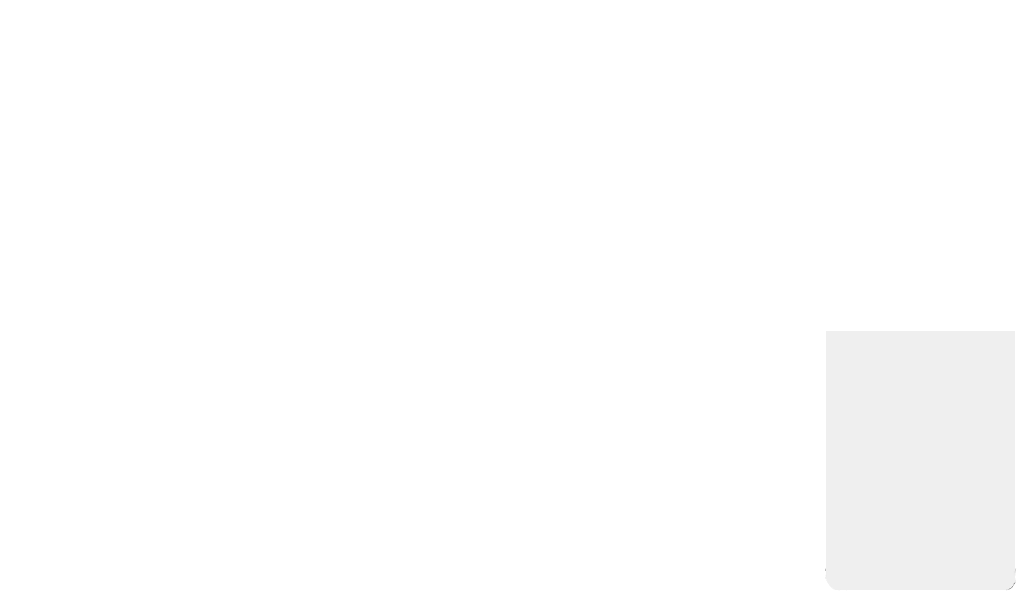
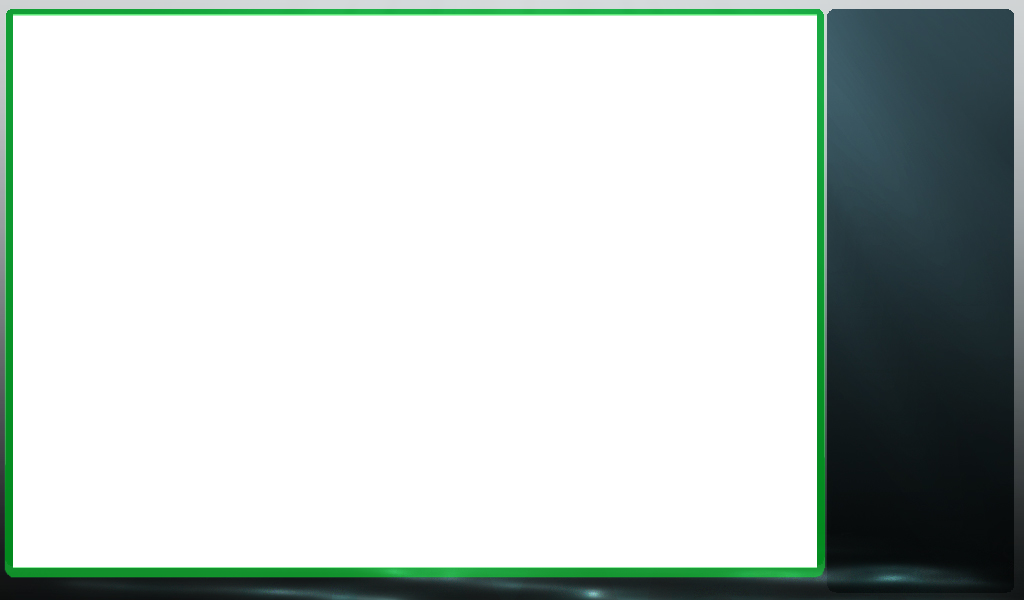
Layer changes from the first (1024, 600) image to the second:
showed "Interface", painted on it over [0, 0, 1024, 600]
showed "Play Border", painted on it over [4, 7, 826, 578]
hid "Log Box" over [825, 331, 1017, 591]
showed "Layer 1 copy", painted on it over [0, 0, 1024, 600]
